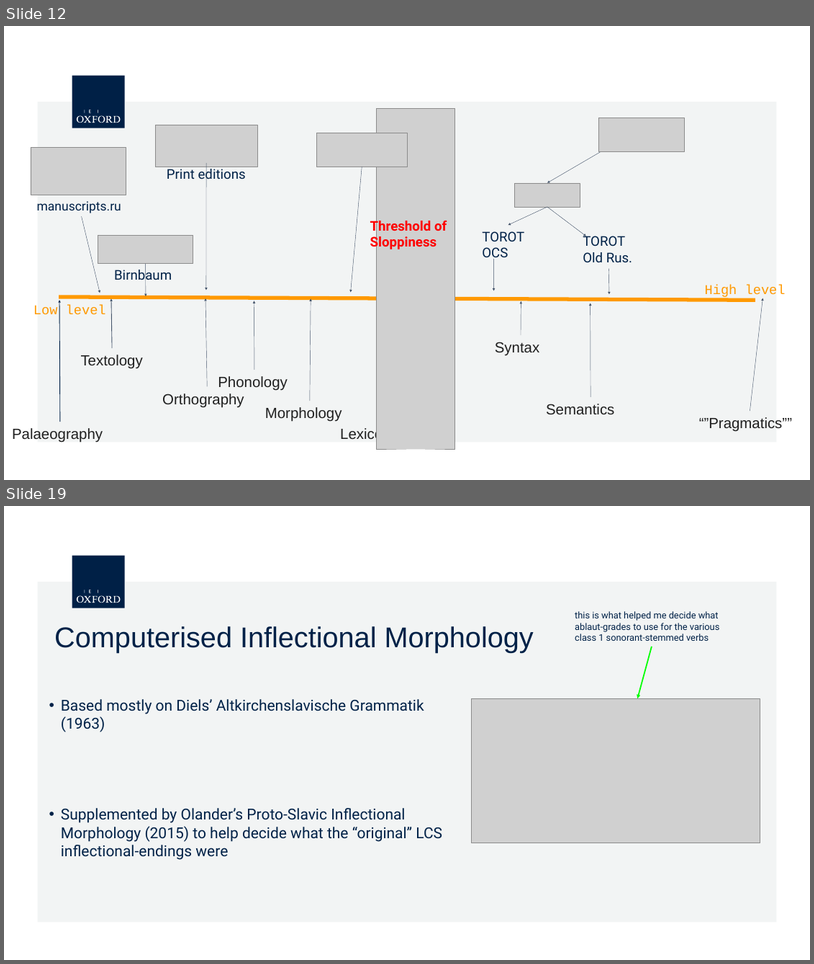
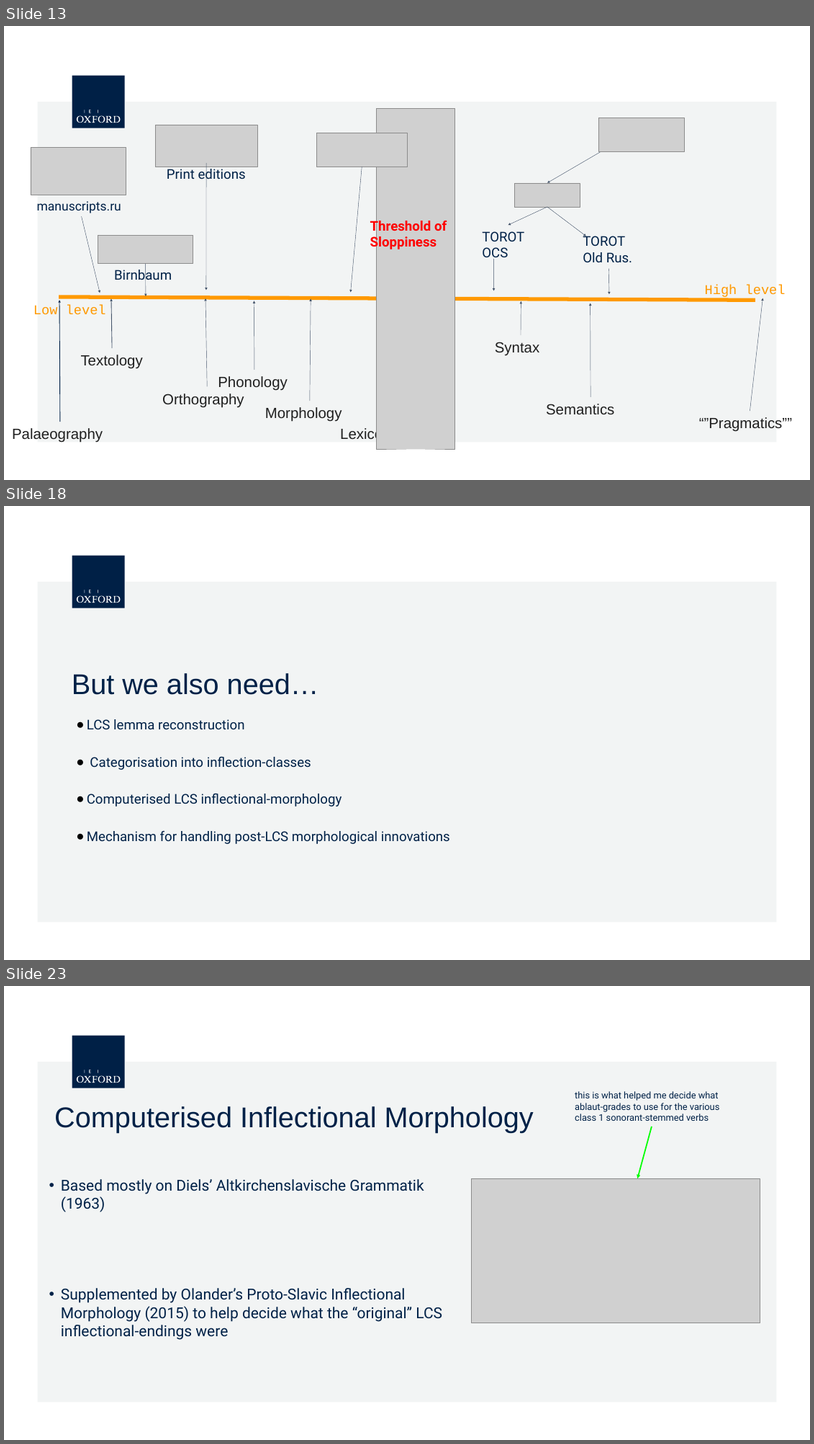
Before and after one commit to 12401453/torot_2023, a slide deck: presentation/Paris/computerised_phon_morph.pptx.odp. Shown one above the other, each under a label of ours: slides 12 and 19 before the commit, slides 13, 18 and 23 after it; the slides between them are not shown. The pictures are 814x964 and 814x1444 pixels, drawn with LibreOffice and Linux fonts; fonts in the diff are those of the drawing; grey boxes stand for pictures; background and template pictures are left out. Boxes give left, top, right and bottom in pixels: in the first picture for what was removed or moved away, otherwise in the second. Text is boxed around its words. In the diff, an @@ line names an element or a change of style, - is before the commit and + after.

```diff
--- a/presentation/Paris/computerised_phon_morph.pptx.odp
+++ b/presentation/Paris/computerised_phon_morph.pptx.odp
@@ slide 18 added at box(4, 506, 810, 960), background #FFFFFF; not listed: 7 template elements that a slide beside it also shows @@
@@ title added at box(72, 673, 319, 695), 68 pt, text #002147 @@
+But we also need…
@@ text added at box(87, 719, 450, 844), 32 pt, text #002147 @@
+● LCS lemma reconstruction
+● Categorisation into inflection-classes
+● Computerised LCS inflectional-morphology
+● Mechanism for handling post-LCS morphological innovations
@@ what was slide 12 is now slide 13 @@
@@ what was slide 19 is now slide 23 @@
```
Also in this commit, not shown: 25 other slides added, 11 slides removed, 7 other files.
